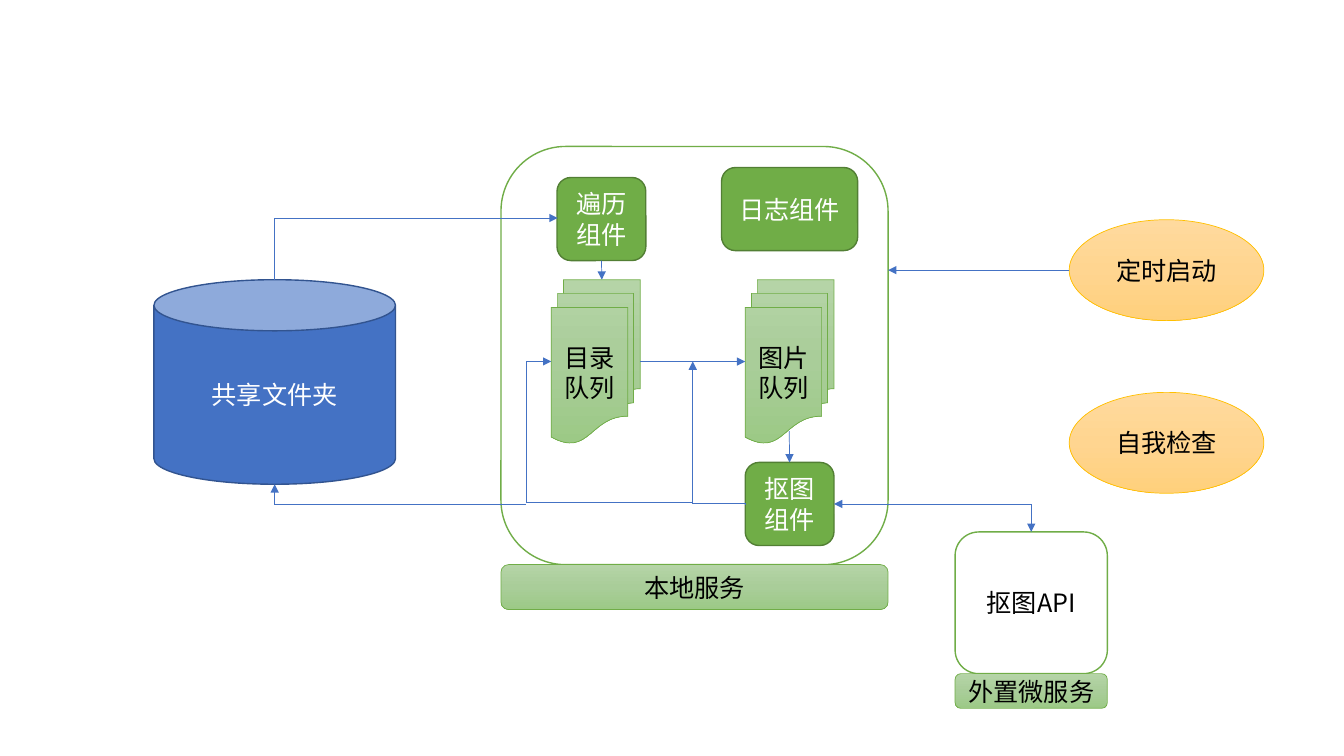
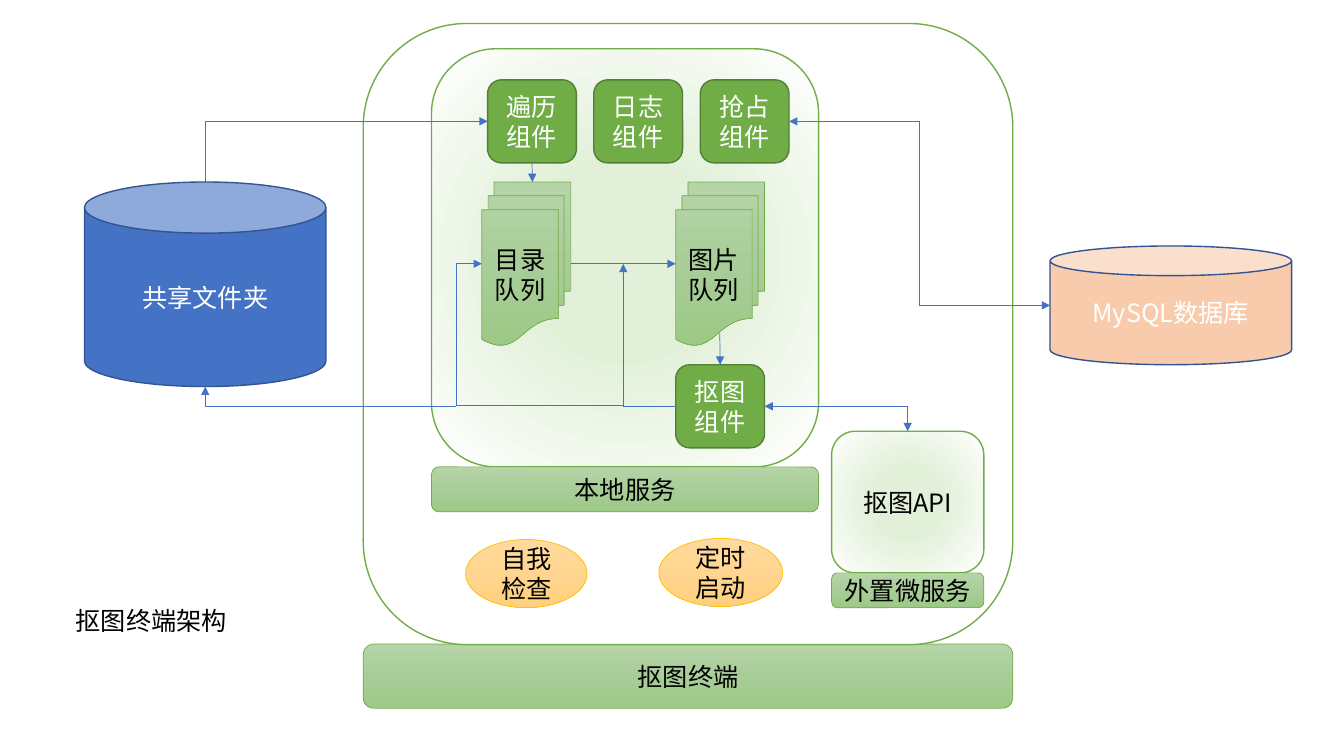
Before and after one commit to LambertKeith/RMBG_auto, a slide deck: slide 2 of 架构.pptx (slide 1 before the commit). Drawn at 1344x756 pixels with LibreOffice and Linux fonts; fonts in the diff are those of the drawing. Boxes give left, top, right and bottom in pixels: in the first picture for what was removed or moved away, otherwise in the second. Text is boxed around its words. In the diff, an @@ line names an element or a change of style, - is before the commit and + after.

```diff
--- a/架构.pptx
+++ b/架构.pptx
@@ rounded rectangle added at [363,23,1012,644], fill #FFFFFF, outline #70AD47 1 pt @@
@@ 3 rounded rectangles, 3 arrows, 2 elbow arrows: place and size @@
-3 rounded rectangles, 3 arrows, 2 elbow arrows at [501,146,888,610]
+3 rounded rectangles, 3 arrows, 2 elbow arrows at [432,48,819,512]
@@ rounded rectangle at [432,48,819,467]: fill #FFFFFF to gradient #E2F0D9 to #FFFFFF @@
@@ rounded rectangle "日志组件": place and size @@
-rounded rectangle "日志组件" at [722,167,858,250]
+rounded rectangle "日志组件" at [594,80,683,162]
@@ rounded rectangle added at [701,80,789,162], fill #70AD47, outline #538035 1 pt, 18 pt, text #FFFFFF @@
+抢占组件
@@ elbow double arrow added from (789, 121) to (1051, 306), #4472C4 0.5 pt @@
@@ cylinder added at [1051,246,1293,365], fill #F8CBAD, outline #325491 1 pt, 18 pt, text #FFFFFF @@
+MySQL数据库
@@ arrow removed from (1070, 270) to (888, 270) @@
@@ 2 flow chart multidocuments, 2 elbow arrows, 1 cylinder, 1 rounded rectangle: place and size @@
-2 flow chart multidocuments, 2 elbow arrows, 1 cylinder, 1 rounded rectangle at [154,177,834,504]
+2 flow chart multidocuments, 2 elbow arrows, 1 cylinder, 1 rounded rectangle at [85,80,764,406]
@@ elbow double arrow moved from (834, 504) - (1031, 532) to (765, 406) - (908, 432) @@
@@ rounded rectangle "抠图API": place and size @@
-rounded rectangle "抠图API" at [956,532,1108,675]
+rounded rectangle "抠图API" at [832,432,984,574]
@@ rounded rectangle "抠图API" at [832,432,984,574]: fill #FFFFFF to gradient #E2F0D9 to #FFFFFF @@
@@ ellipse "自我检查": place and size @@
-ellipse "自我检查" at [1070,392,1264,493]
+ellipse "自我检查" at [466,539,588,608]
@@ ellipse "定时启动": place and size @@
-ellipse "定时启动" at [1070,220,1264,321]
+ellipse "定时启动" at [659,538,783,607]
@@ rounded rectangle "外置微服务": place and size @@
-rounded rectangle "外置微服务" at [956,674,1108,708]
+rounded rectangle "外置微服务" at [832,573,984,607]
@@ text added at [76,608,227,632], 18 pt, text #000000 @@
+抠图终端架构
@@ rounded rectangle added at [363,644,1012,709], fill gradient #B5D5A7 to #AACE9A to #9CC987, outline #70AD47 0.5 pt, 18 pt, text #000000 @@
+抠图终端
```
Also in this commit, not shown: 4 slides added, 1 slide removed.
